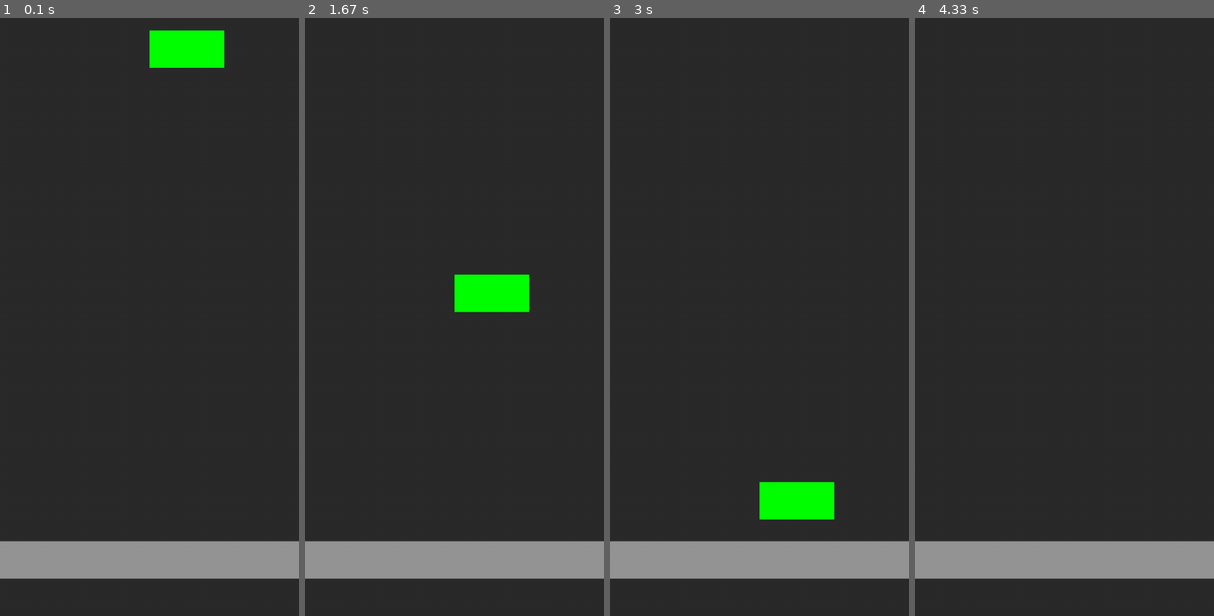
Above: before the commit, frames 1-4 (left to right).
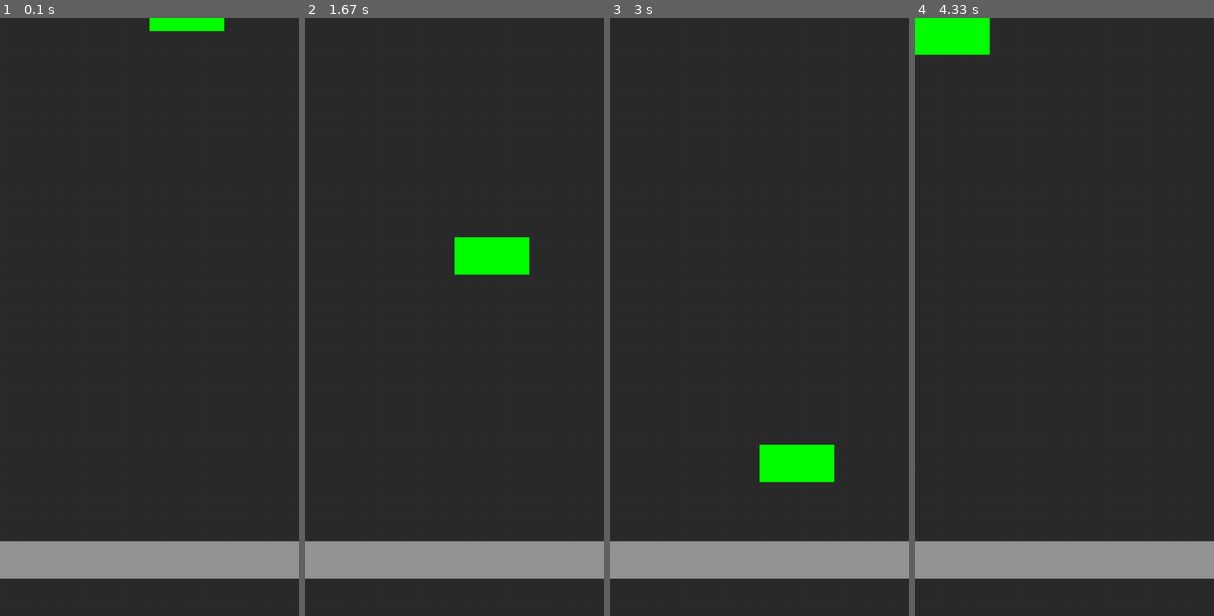
Above: after the commit, the same moments.

Repository: vike256/pygame-tiles
Game: pygame game, started from src/main.py
Two runs of this game, one before a commit and one after it. Both use one fixed random seed, a clock stepped at 60 frames per second and the inputs below.
Inputs:
- Up to frame 1 (0.1 s): no input
- Up to frame 2 (1.67 s): no input
- Up to frame 3 (3 s): no input
- Up to frame 4 (4.33 s): no input

The runs differ from the first frame. In frame 1, 2.1% of the frame differs, in the area x 50-76%, y 0-9%; in frame 2, 3.2%, in the area x 50-76%, y 36-50%; in frame 3, 3.1%; in frame 4, 1.6%.

Commit message:
Add points variable, update tile system

Diff:
--- a/src/main.py
+++ b/src/main.py
@@ -18,6 +18,8 @@
     tiles.append(Tile())
 
     speed = 250
+    tiles_on_screen = 1
+    points = 0
 
     while running:
         for event in pygame.event.get():
@@ -25,6 +27,9 @@
                 running = False
 
         screen.fill('#2B2B2B')
+
+        if len(tiles) < tiles_on_screen:
+            tiles.append(Tile())
 
         for tile in tiles:
             tile.update(dt, speed)
--- a/src/tile.py
+++ b/src/tile.py
@@ -4,7 +4,7 @@
 class Tile:
     def __init__(self):
         self.column = randint(0, 3)
-        self.y = 0
+        self.y = 0 - g.TILE_HEIGHT
         self.alive = True
 
     def update(self, dt, speed):
